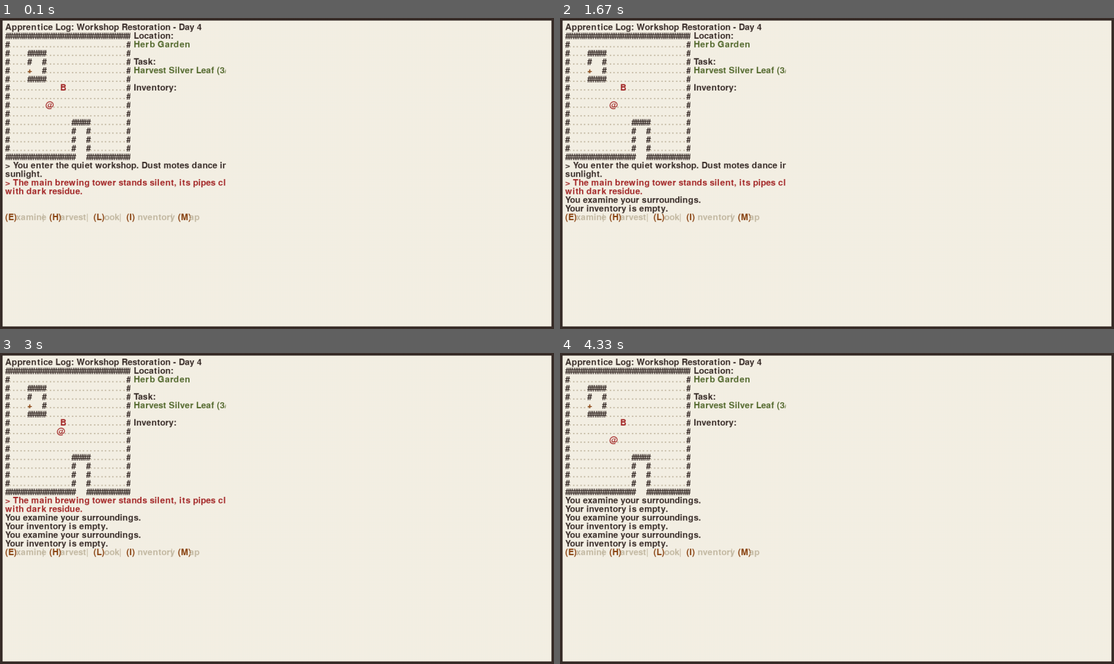
Above: before the commit, frames 1-4 (two rows, left to right).
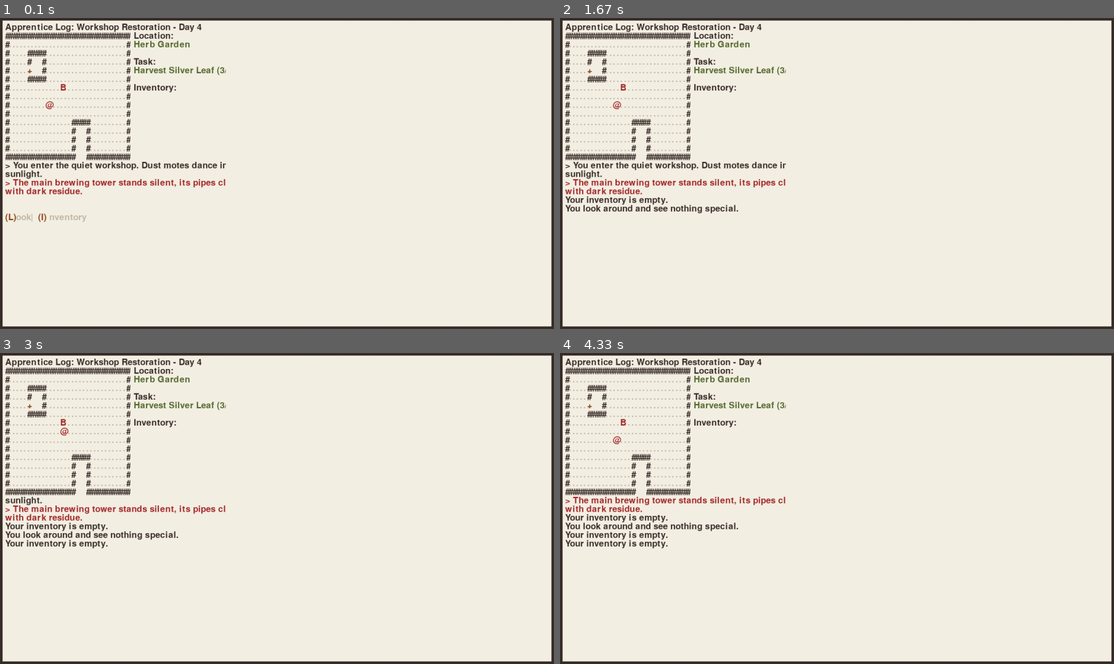
Above: after the commit, the same moments.

Repository: chenxing-dev/pygame-potion-crafter
Game: pygame game, started from src/main.py
The game is run twice, just before and just after one commit, with the same random seed, the same clock (stepped at 60 frames per second) and the same inputs.
Inputs:
- Up to frame 1 (0.1 s): no input
- Up to frame 2 (1.67 s): tap E at 0.33 s; hold I 0.67-1.13 s; hold Right 0.67-1.13 s; hold L 1.17-1.63 s; hold Right 1.17-1.63 s
- Up to frame 3 (3 s): hold Right 1.67-2.13 s; tap E at 1.82 s; hold Up 2.17-2.47 s; tap I at 2.32 s; hold Right 2.5-2.97 s
- Up to frame 4 (4.33 s): hold Left 3-3.53 s; tap E at 3.15 s; hold Down 3.57-3.87 s; tap I at 3.72 s; hold Left 3.9-4.3 s

The runs differ from the first frame. In frame 1, 0.4% of the frame differs, in the area x 1-36%, y 62-66%; in frame 2, 1.1%; in frame 3, 2.1%; in frame 4, 2.2%, in the area x 0-41%, y 26-66%.

Commit message:
interacting with objects

Diff:
--- a/src/engine.py
+++ b/src/engine.py
@@ -28,6 +28,7 @@
 )
 from entities import Actor, Player
 import colors as COLOR
+from map_gen import GameMap
 
 
 class MessageLog:
@@ -37,6 +38,7 @@
         # Initialize empty game messages
         self.messages = []
         self.max_lines = MSG_HEIGHT * 3
+        self.scroll_offset = 0
 
     def render_colored_text(self, surface, text, position, default_color=COLOR.INK):
         """Render text with colored keywords"""
@@ -109,6 +111,22 @@
         if len(self.messages) > self.max_lines:
             self.messages = self.messages[-self.max_lines:]
 
+        # Auto-scroll to bottom
+        self.scroll_to_bottom()
+
+    def scroll_to_bottom(self):
+        """Scroll to the bottom of the message log"""
+        self.scroll_offset = max(0, len(self.messages) - MSG_HEIGHT)
+
+    def scroll_up(self):
+        """Scroll up one line"""
+        self.scroll_offset = max(0, self.scroll_offset - 1)
+
+    def scroll_down(self):
+        """Scroll down one line"""
+        self.scroll_offset = min(len(self.messages) - self.max_lines,
+                                 self.scroll_offset + 1)
+
     def render(self, container):
         """Render messages with colored keywords"""
         msg_x, msg_y = 0, (HEADER_HEIGHT + MAP_HEIGHT) * self.char_height
@@ -119,8 +137,12 @@
             pygame.SRCALPHA,
         )
 
+        # Calculate visible messages
+        start_idx = self.scroll_offset
+        end_idx = min(start_idx + self.max_lines, len(self.messages))
+
         # Draw messages
-        for i, (msg, color) in enumerate(self.messages[-MSG_HEIGHT:]):
+        for i, (msg, color) in enumerate(self.messages[start_idx:end_idx]):
             self.render_colored_text(
                 msg_bg,
                 msg,
@@ -131,6 +153,128 @@
         container.blit(msg_bg, (msg_x, msg_y))
 
 
+class InteractionSystem:
+    def __init__(self, game):
+        self.game = game
+        self.game_map = game.game_map
+        self.interaction_mode = None
+        self.available_targets = []
+        self.cancel_key = "C"  # 默认取消键
+        self.cancel_text = "(C)ancel"
+
+    def get_nearby_interaction_targets(self, action_type):
+        """获取玩家附近可交互的对象"""
+        directions = [(0, 0), (0, -1), (-1, 0), (1, 0), (0, 1)]
+        # Check all 4 directions around player plus current position
+        targets = []
+        used_keys = set()
+
+        for dx, dy in directions:
+            x, y = self.game.player.x + dx, self.game.player.y + dy
+
+            # Check for objects at this position
+            for obj in self.game_map.entities:
+                if obj.x == x and obj.y == y and action_type in obj.get_actions():
+                    # 为每个对象生成唯一的选择键
+                    key = self.get_unique_key(obj.name, targets)
+                    used_keys.add(key)
+                    targets.append({"key": key, "object": obj,
+                                   "position": (x, y), "name": obj.name})
+
+        return targets, used_keys
+
+    def get_unique_key(self, name, used_keys):
+        """为对象生成唯一的选择键（首字母）"""
+
+        # 尝试使用名称中的每个字母
+        for char in name:
+            if char.isalpha() and char.upper():
+                if char.upper() not in used_keys:
+                    return char.upper()
+
+        # 如果所有字母都被使用，返回数字键
+        for i in range(1, 10):
+            num_key = str(i)
+            if num_key not in used_keys:
+                return num_key
+
+        # Fallback: 使用*
+        return "*"
+
+    def start_interaction(self, action_type):
+        """开始交互模式"""
+        self.interaction_mode = action_type
+        self.available_targets, used_keys = self.get_nearby_interaction_targets(
+            action_type)
+
+        # 确定取消键
+        self.cancel_key, self.cancel_text = self.get_cancel_key(used_keys)
+
+    def get_cancel_key(self, used_keys) -> Tuple[str, str]:
+        """获取唯一的取消键"""
+        # Try 'C' first
+        if "C" not in used_keys:
+            return "C", "ancel"
+        # 尝试B (Back)
+        if "B" not in used_keys:
+            return "B", "ack"
+        # 尝试X (eXit)
+        if "X" not in used_keys:
+            return "X", " Exit"
+        # 尝试Z (cancel)
+        if "Z" not in used_keys:
+            return "Z", " Cancel"
+        # Final fallback
+        return "*", " Cancel"
+
+    def handle_interaction_input(self, key):
+        """处理交互模式下的输入"""
+        key_char = pygame.key.name(key).upper()
+
+        # 检查是否按下了取消键
+        if key_char == self.cancel_key:
+            self.cancel_interaction()
+            return True
+
+        # 检查是否按下了某个目标的选择键
+        if self.interaction_mode and self.available_targets:
+            for target in self.available_targets:
+                if target['key'] == key_char:
+                    self.perform_action(target['object'])
+                    return True
+
+        return False
+
+    def perform_action(self, target_object):
+        """在目标对象上执行交互动作"""
+        result = target_object.activate(self.interaction_mode, self.game)
+        self.game.add_message(result)
+        self.cancel_interaction()
+
+    def cancel_interaction(self):
+        """取消交互模式"""
+        self.interaction_mode = None
+        self.available_targets = []
+
+    def get_interaction_menu_items(self):
+        """获取当前交互菜单项"""
+        if not self.interaction_mode or not self.available_targets:
+            return []
+
+        menu_items = []
+        # 添加目标选项
+        for target in self.available_targets:
+            if target['key'] == target['name'][0].upper():
+                menu_items.append((target['key'], target['name'][1:]))
+            else:
+                menu_items.append((target['key'], f" {target['name']}"))
+
+        # 添加取消选项
+        menu_items.append((self.cancel_key, self.cancel_text))
+
+        return menu_items
+
+
 class Engine:
     def __init__(self):
         pygame.init()
@@ -145,6 +289,11 @@
         # Calculate the size of a character
         width, height = self.font.size(WALL + FLOOR)
         self.char_size = (width / 2, height)
+
+        self.game_map: GameMap | None = None  # Will be set in main
+        self.player: Player | None = None  # Will be set in main
+        # Will be initialized after player and map are set
+        self.interaction_system: InteractionSystem | None = None
 
         self.message_log = MessageLog(
             font=self.font, char_size=self.char_size
@@ -191,8 +340,7 @@
         self.message_log.render(self.surfaces["container"])
 
         # Render action menu based on context
-        actions = self.get_available_actions()
-        self.render_action_menu(actions)
+        self.render_action_menu()
 
         # Draw container to screen with padding
         self.surfaces["padding_container"].fill(COLOR.PARCHMENT)
@@ -332,16 +480,32 @@
 
     def get_available_actions(self):
         """Determine available actions based on context"""
-        # For simplicity, return a static list for now
-        return ["Examine", "Harvest", "Look", "Inventory", "Map"]
-
-    def render_action_menu(self, actions):
+        # Default actions
+        actions = [("L", "ook"), ("I", "nventory")]
+        if not self.interaction_system:
+            return actions
+        if self.interaction_system and self.interaction_system.interaction_mode:
+            return self.interaction_system.get_interaction_menu_items()
+
+        # 检查附近是否有可Examine对象
+        examine_targets, _ = self.interaction_system.get_nearby_interaction_targets(
+            "examine")
+        if examine_targets:
+            actions.insert(0, ("E", "xamine"))
+
+        return actions
+
+    def render_action_menu(self):
         """Render the action menu"""
+
+        actions = self.get_available_actions()
+        if not actions:
+            return
         separator = "|"
 
         # 绘制动作菜单
         menu_x, menu_y = 0, (GRID_HEIGHT - MENU_HEIGHT) * self.char_size[1]
-        current_x = 0
+        current_x = menu_x
 
         menu_bg = pygame.Surface(
             (MENU_WIDTH * self.char_size[0], MENU_HEIGHT * self.char_size[1]),
@@ -349,21 +513,21 @@
         )
 
         for i, action in enumerate(actions):
-            # 提取首字母和剩余部分
-            first_letter = f"({action[0]})"
-            rest_of_text = action[1:]
+            # 提取键和文本
+            key = f"({action[0]})"
+            text = action[1]
 
             # 绘制首字母（深绿色）
             self.render_colored_text(
-                menu_bg, first_letter, (current_x, 0), COLOR.SADDLE_BROWN
+                menu_bg, key, (current_x, 0), COLOR.SADDLE_BROWN
             )
-            current_x += len(first_letter) * self.char_size[0]
+            current_x += len(key) * self.char_size[0]
 
             # 绘制剩余文本（浅灰褐色）
             self.render_colored_text(
-                menu_bg, rest_of_text, (current_x, 0), COLOR.LIGHT_TAUPE
+                menu_bg, text, (current_x, 0), COLOR.LIGHT_TAUPE
             )
-            current_x += (len(rest_of_text) + 1) * self.char_size[0]
+            current_x += (len(text) + 1) * self.char_size[0]
 
             # 如果不是最后一个动作，添加分隔符
             if i < len(actions) - 1:
@@ -391,6 +555,7 @@
         }
 
         for event in pygame.event.get():
+            # Handle quit event first
             if event.type == pygame.QUIT:
                 keep_running = False
                 break
@@ -398,10 +563,18 @@
             if event.type != pygame.KEYDOWN:
                 continue
 
-            # Global quit
+            # 优先处理ESCAPE键
             if event.key == pygame.K_ESCAPE:
                 keep_running = False
                 break
+
+            # 如果在交互模式下，让交互系统处理输入
+            if self.interaction_system and self.interaction_system.interaction_mode:
+                handled = self.interaction_system.handle_interaction_input(
+                    event.key)
+                if handled:
+                    # If interaction input was handled, skip further processing
+                    continue
 
             turn_passed = False
 
@@ -419,11 +592,16 @@
 
             elif event.key == pygame.K_e:
                 # Examine action
-                self.add_message("You examine your surroundings.")
+                if self.interaction_system:
+                    self.interaction_system.start_interaction("examine")
 
             elif event.key == pygame.K_i:
                 # Opening inventory does not pass a turn
                 self.show_inventory(player)
+                continue
+
+            elif event.key == pygame.K_l:  # 查看
+                self.look_around()
                 continue
 
             # After handling a player action that passes a turn,
@@ -436,6 +614,11 @@
             break
 
         return keep_running
+
+    def look_around(self):
+        """Player looks around and gets descriptions of the surroundings"""
+        description = "You look around and see nothing special."
+        self.add_message(description)
 
     def show_inventory(self, player):
         """Display inventory and allow item usage"""
--- a/src/entities.py
+++ b/src/entities.py
@@ -86,7 +86,7 @@
 
     def use(self, entities):
         entities.remove(self)
-        return f"{self.name} opens the door."
+        return f"{PLAYER_NAME} opens the door."
 
 
 class Activator(Entity):
@@ -100,5 +100,5 @@
     def activate(self, action_name: str, game):
         action = self.actions.get(action_name)
         if action:
-            return action(game)
+            return action(self, game)
         return None
--- a/src/entity_registry.py
+++ b/src/entity_registry.py
@@ -15,12 +15,11 @@
                 "It begins dissolving the blockage.", COLOR.DARK_GREEN)
             # Additional logic to mark the brewing tower as cleaned
             return "The pipes begin to gurgle as the blockage is cleared."
-        else:
-            return "You need a cleaning solution to clear these pipes."
+        return "You need a cleaning solution to clear these pipes."
 
     actions = {
-        "Examine": examine_callback,
-        "Clean": clean_callback
+        "examine": examine_callback,
+        "clean": clean_callback
     }
 
     return Activator(x, y, char, color, name, actions)
--- a/src/main.py
+++ b/src/main.py
@@ -1,6 +1,6 @@
 # pylint:disable=
 import pygame
-from engine import Engine
+from engine import Engine, InteractionSystem
 from entities import Player
 from map_gen import GameMap
 import colors as COLOR
@@ -13,9 +13,13 @@
     # Create game map
     game_map = GameMap()
     game_map.generate_map()
+    engine.game_map = game_map
 
     # Create player at the starting position found in the map
     player = Player(*game_map.player_start)
+    engine.player = player
+
+    engine.interaction_system = InteractionSystem(engine)
 
     # Add starting messages
     engine.add_message(
Not shown, changed: doc/DESIGN.md
